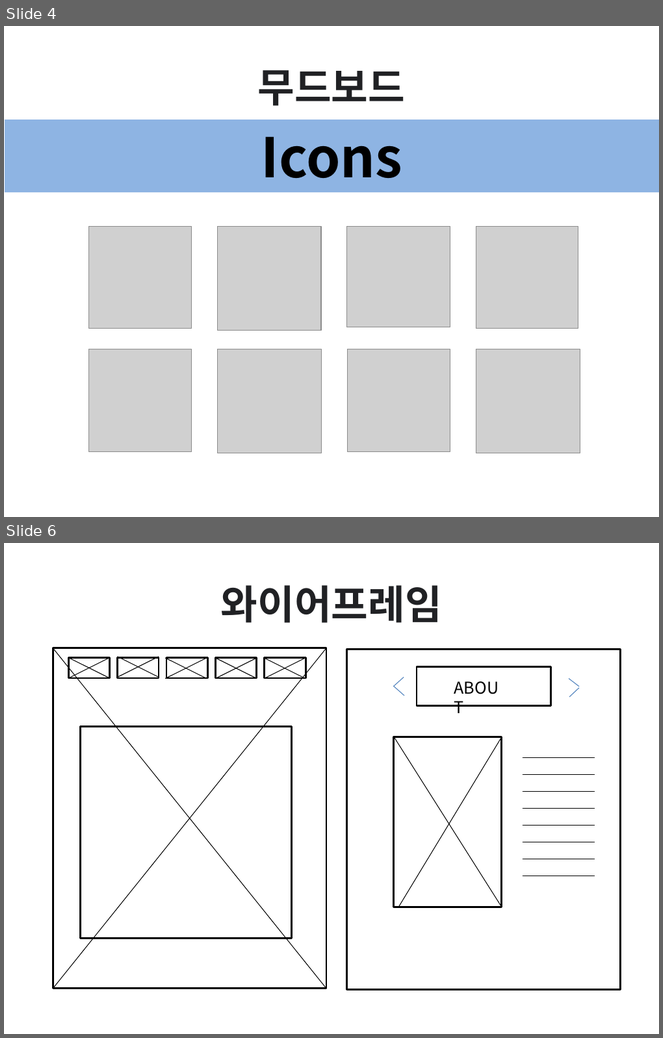
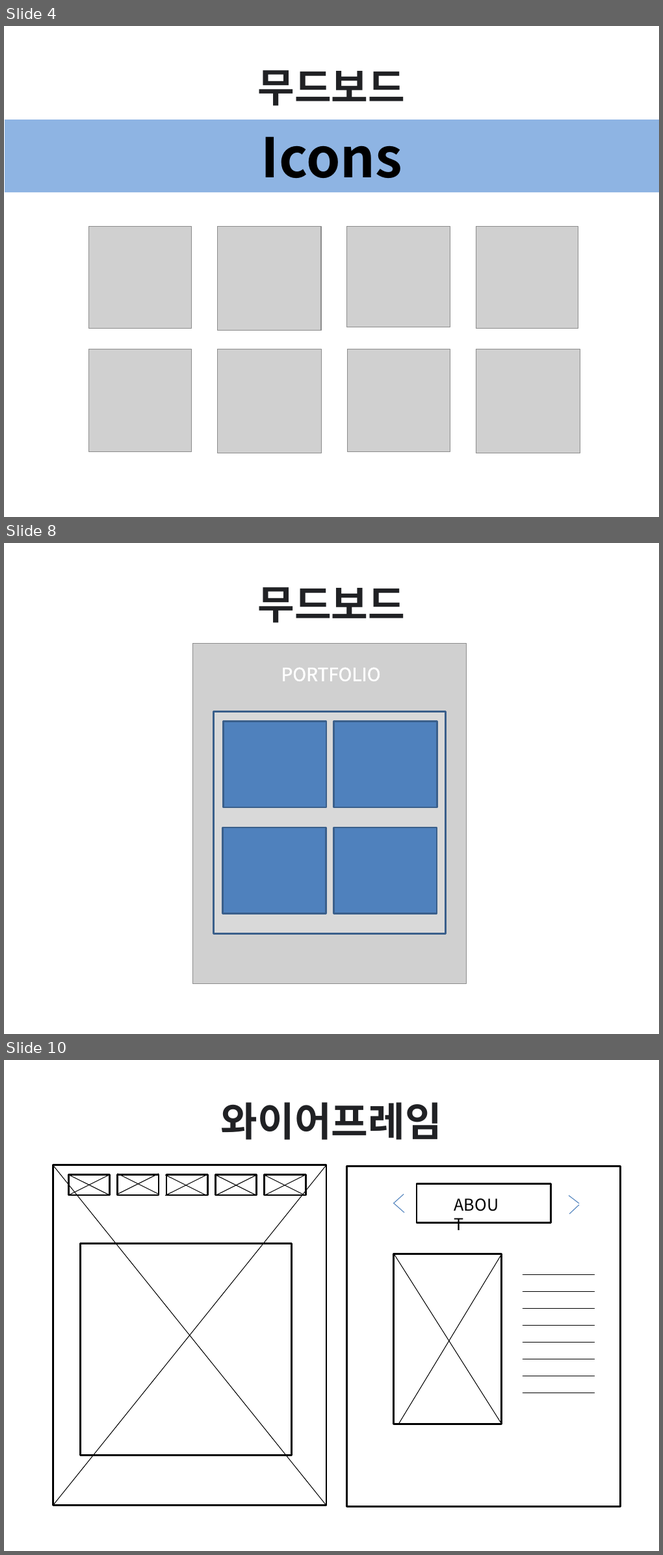
Before and after one commit to dltktjs/report04, a slide deck: 이사선-스마트 문화 앱 콘텐츠 설계.pptx. Shown one above the other, each under a label of ours: slides 4 and 6 before the commit, slides 4, 8 and 10 after it; the slides between them are not shown. The pictures are 663x1038 and 663x1555 pixels, drawn with LibreOffice and Linux fonts; fonts in the diff are those of the drawing; grey boxes stand for pictures. Boxes give left, top, right and bottom in pixels: in the first picture for what was removed or moved away, otherwise in the second. Text is boxed around its words. In the diff, an @@ line names an element or a change of style, - is before the commit and + after.

```diff
--- a/이사선-스마트 문화 앱 콘텐츠 설계.pptx
+++ b/이사선-스마트 문화 앱 콘텐츠 설계.pptx
@@ slide 8 added at (4, 543, 659, 1034), background #FFFFFF @@
@@ title added at (258, 587, 406, 623), 44 pt, text #202124, bold @@
+무드보드
@@ picture added at (192, 644, 466, 984) @@
@@ text added at (282, 668, 381, 681), 20 pt, text #FFFFFF @@
+PORTFOLIO
@@ rectangle added at (214, 712, 445, 934), fill #D9D9D9, outline #3A5F8C 2 pt @@
@@ rectangle added at (224, 722, 326, 808), fill #4F81BD, outline #3A5F8C 2 pt @@
@@ rectangle added at (334, 722, 437, 808), fill #4F81BD, outline #3A5F8C 2 pt @@
@@ rectangle added at (223, 828, 326, 914), fill #4F81BD, outline #3A5F8C 2 pt @@
@@ rectangle added at (334, 828, 436, 914), fill #4F81BD, outline #3A5F8C 2 pt @@
@@ what was slide 6 is now slide 10 @@
```
Also in this commit, not shown: 1 slide changed, 3 other slides added.
